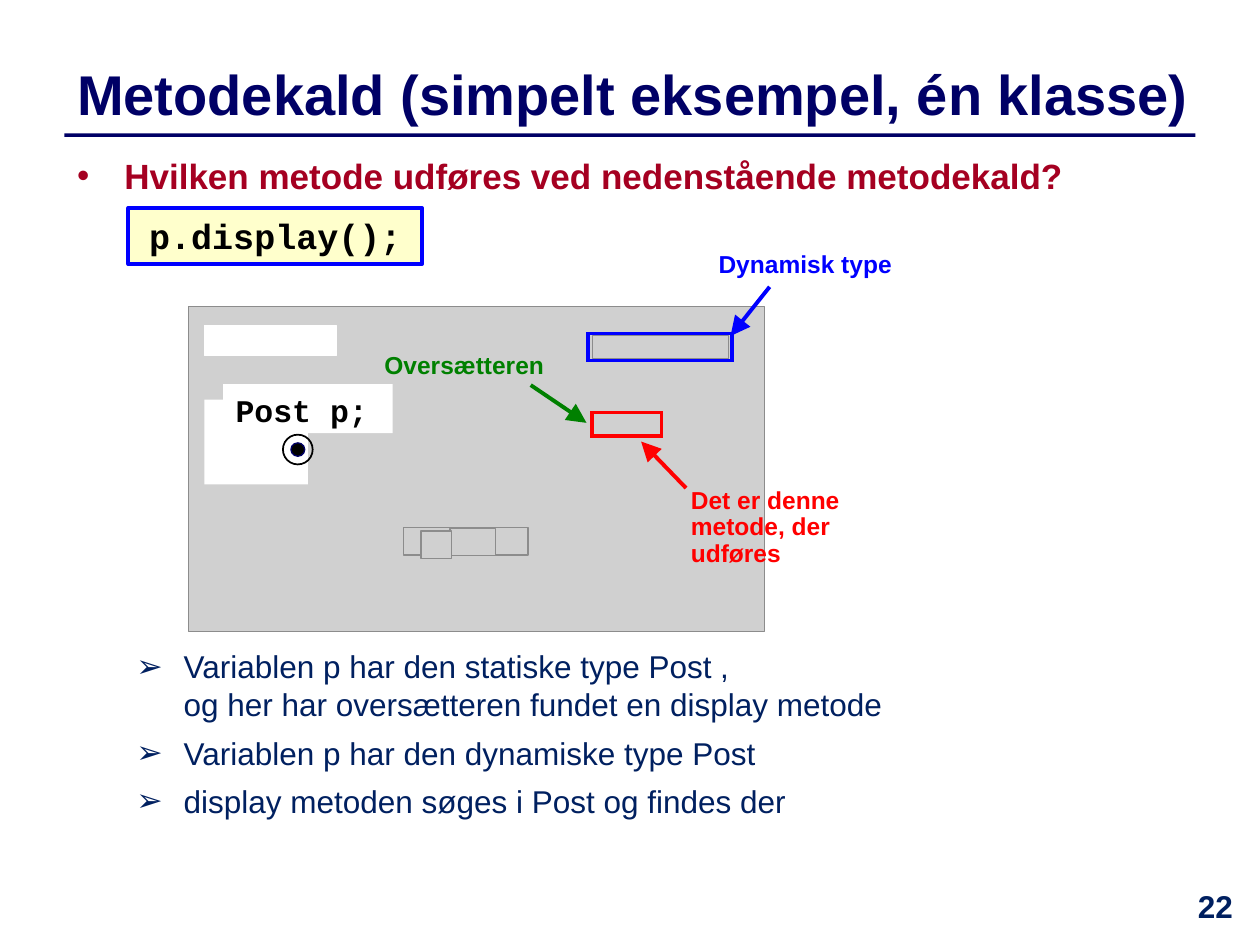
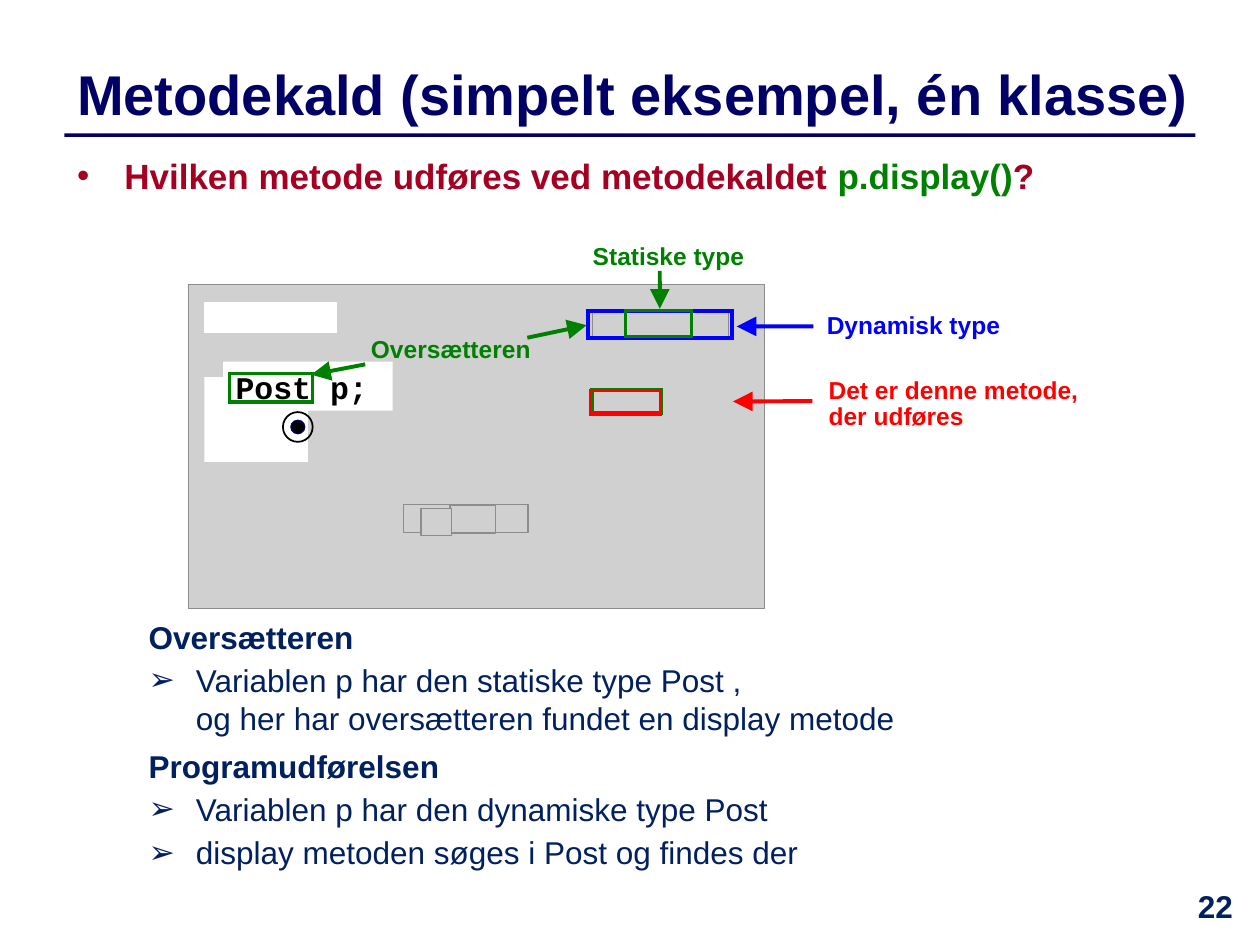
Before and after one commit to IntProgAU/Materiale, a slide deck: slide 22 of web/e22/uge_11/Slides-Uge11.pptx. Drawn at 1260x945 pixels with LibreOffice and Linux fonts; fonts in the diff are those of the drawing; grey boxes stand for pictures. Boxes give left, top, right and bottom in pixels: in the first picture for what was removed or moved away, otherwise in the second. Text is boxed around its words. In the diff, an @@ line names an element or a change of style, - is before the commit and + after.

```diff
--- a/web/e22/uge_11/Slides-Uge11.pptx
+++ b/web/e22/uge_11/Slides-Uge11.pptx
@@ text at [124,163,1035,196]: text changed @@
-  • Hvilken metode udføres ved nedenstående metodekald?
+  • Hvilken metode udføres ved metodekaldet p.display()?
@@ rectangle removed at [129,208,422,265] @@
-p.display();
@@ text added at [593,247,744,270], 14 pt, text #008000, bold @@
+Statiske type
@@ arrow added from (660, 271) to (660, 309), #008000 2.25 pt @@
@@ arrow moved from (530, 386) - (586, 423) to (528, 338) - (587, 325) @@
@@ rectangle added at [625,310,692,336], outline #008000 2 pt @@
@@ arrow moved from (770, 287) - (731, 336) to (814, 326) - (737, 326) @@
@@ text "Dynamisk type": place and size @@
-text "Dynamisk type" at [719,255,891,278]
+text "Dynamisk type" at [827,316,999,339]
@@ text "Oversætteren" rewrapped from [384,357,544,375] to [371,339,531,364] @@
@@ 3 rectangles, 1 picture, 1 ellipse: place and size @@
-3 rectangles, 1 picture, 1 ellipse at [189,306,765,631]
+3 rectangles, 1 picture, 1 ellipse at [189,285,765,610]
@@ rectangle added at [229,373,312,402], outline #008000 2 pt @@
@@ arrow added from (365, 364) to (311, 374), #008000 2.25 pt @@
@@ 4 pictures, 2 rectangles, 1 ellipse: place and size @@
-4 pictures, 2 rectangles, 1 ellipse at [284,334,732,559]
+4 pictures, 2 rectangles, 1 ellipse at [284,311,732,537]
@@ rectangle at [592,389,662,413]: outline #FF0000 2 pt to #008000 2 pt @@
@@ text "Det er denne metode, der ..." rewrapped from [691,491,839,567] to [829,381,1078,426] @@
@@ rectangle added at [591,391,660,415], outline #FF0000 2 pt @@
@@ arrow moved from (685, 488) - (641, 441) to (813, 401) - (733, 402) @@
@@ text "Oversætteren": place and size @@
-text "Oversætteren" at [184,655,882,819]
+text "Oversætteren" at [149,627,894,870]
@@ text at [149,627,354,650]: paragraph added @@
+  Oversætteren
@@ text at [196,669,894,870]: less space between paragraphs @@
@@ text at [149,755,439,784]: paragraph added @@
+  Programudførelsen
```
Also in this commit, not shown: 18 other slides changed, 1 other file.
